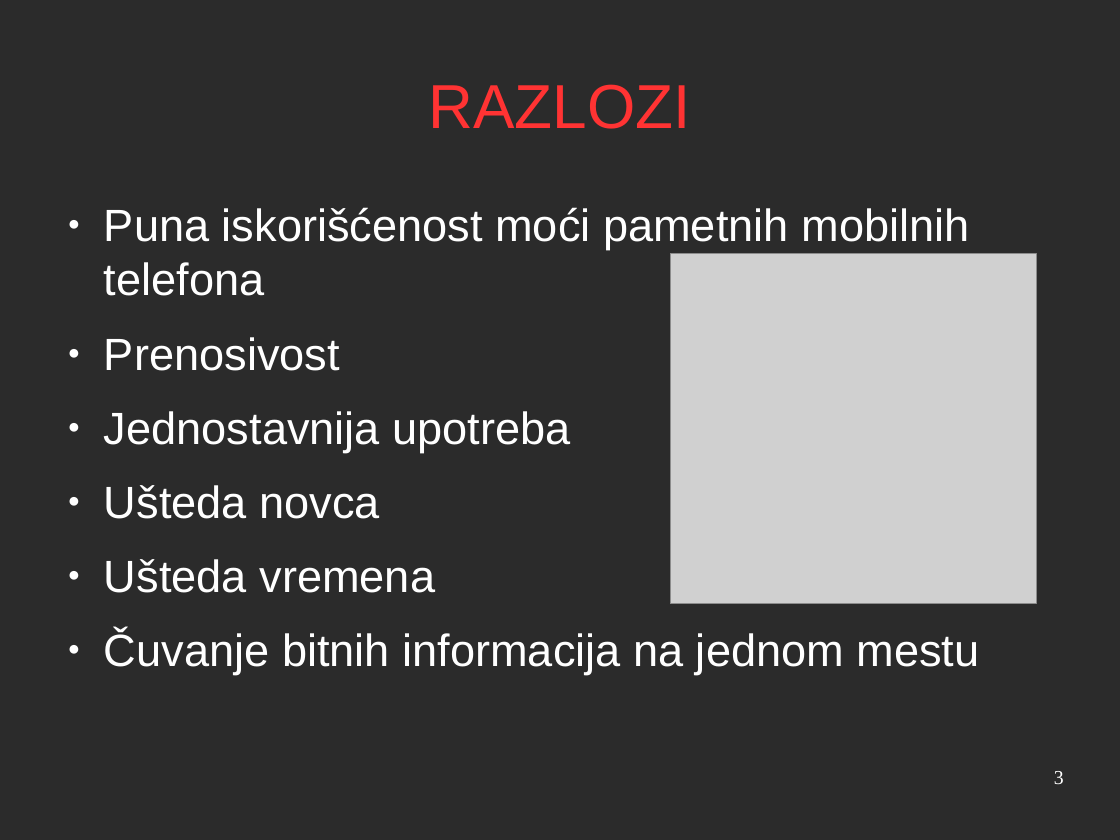
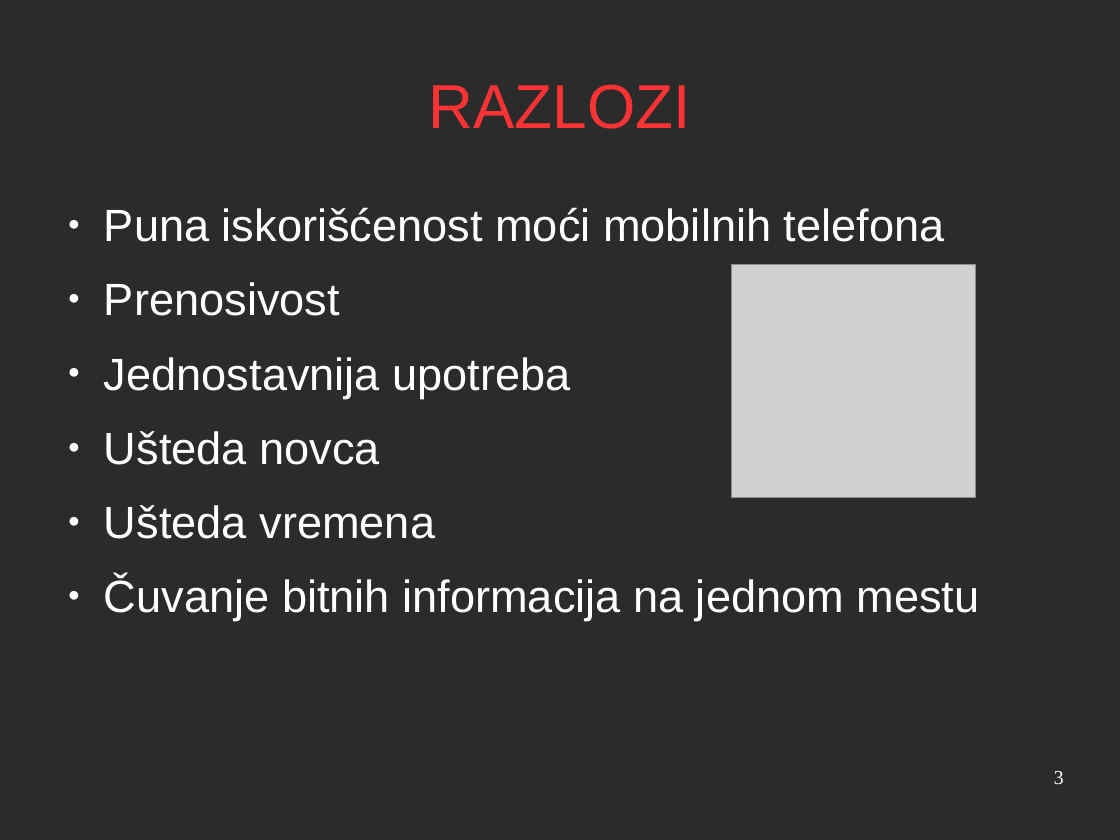
Before and after one commit to salesh/UpravljanjeProjektima, a slide deck: slide 3 of prezentacija/prezentacija.odp. Drawn at 1120x840 pixels with LibreOffice and Linux fonts; fonts in the diff are those of the drawing; grey boxes stand for pictures; background and template pictures are left out; a plain dark background stands for a picture behind light text. Boxes give left, top, right and bottom in pixels: in the first picture for what was removed or moved away, otherwise in the second. Text is boxed around its words. In the diff, an @@ line names an element or a change of style, - is before the commit and + after.

```diff
--- a/prezentacija/prezentacija.odp
+++ b/prezentacija/prezentacija.odp
@@ text at (x1=104, y1=207, x2=945, y2=242): text changed @@
-● Puna iskorišćenost moći pametnih mobilnih telefona
+● Puna iskorišćenost moći mobilnih telefona
@@ picture resized from (x1=671, y1=254, x2=1037, y2=604) to (x1=732, y1=264, x2=976, y2=498) @@
```
Also in this commit, not shown: 7 other slides changed, 14 other files.
